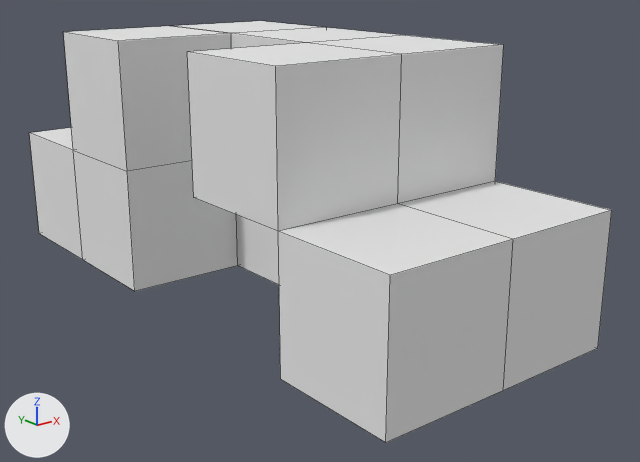
One commit to the Blender file 48PajamaJam/Assets/Levels/level11.blend: the scene before it, then after it.
Before and after are seen from a camera (50 mm lens) standing at (-13.63, -11.13, 4.87) and looking at (-0.84, 4.86, -1.53). The axes (+X, +Y, +Z) are drawn at lower left. The lights are the same throughout. Mesh edges are drawn as thin lines. The same objects are shown in both versions, whatever each file hides.

Names of what the first picture shows: 'Light Base', 'Light Off', 'Light On'.
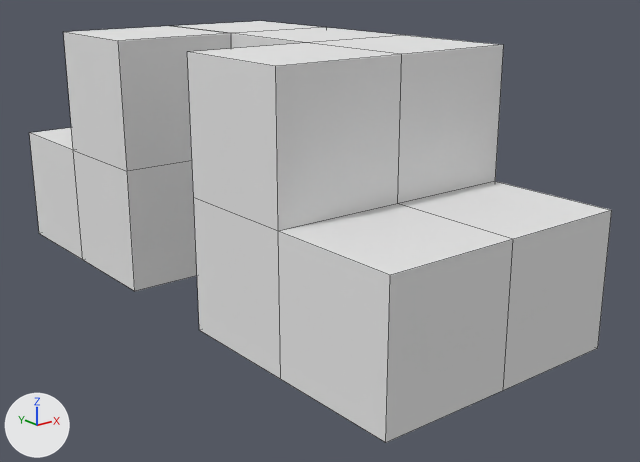
Where the change shows, as pixel boxes [x1, y1, x2, y2] in the pictures (640 x 462 px):
'Light Off', reshaped (95% taller): before [173, 21, 503, 204]; after [173, 21, 503, 379]
part 1 of me_cube, added: after [194, 198, 281, 379]
'Light On', unchanged, covered by the edit: before [236, 215, 279, 285]

The edits, one by one:
me_cube has 16 vertices, 14 faces and spans x -1.5..1.5, y 1.5..10.5, z 0.0..3.0.
me_cube is used by ob_light_off; location (0.0, 0.0, 0.0).
me_cube part 1: a new loose piece, a box spanning x -4.5..-1.5, y 1.5..4.5, z -3.0..0.0, in mat_material (white #e7e7e7).
